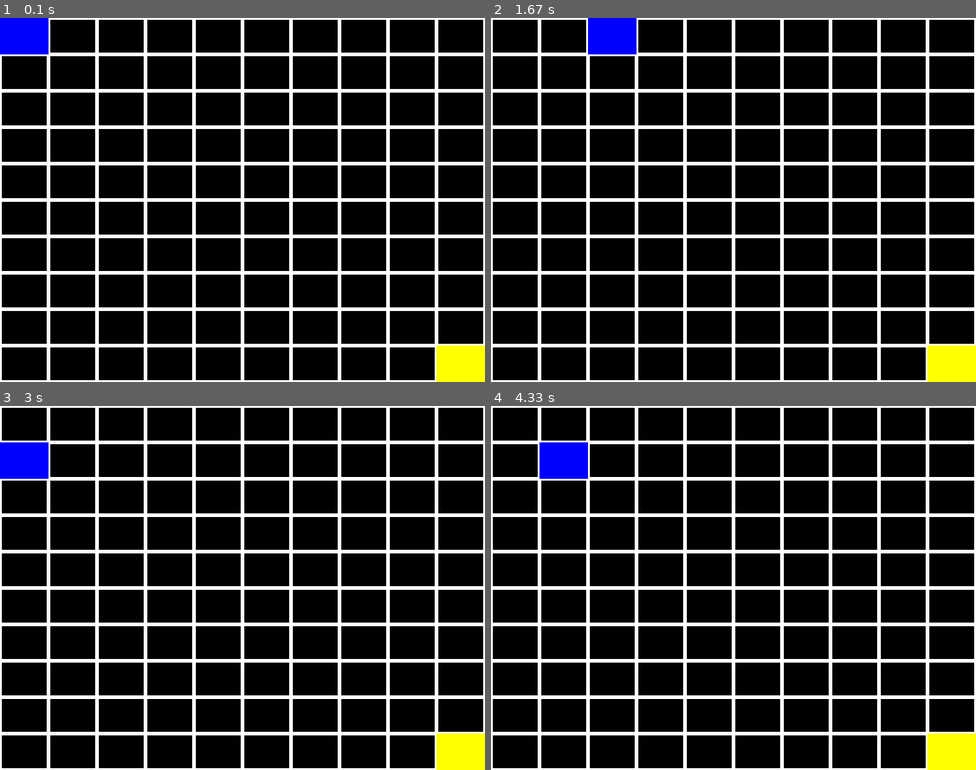
Above: before the commit, frames 1-4 (two rows, left to right).
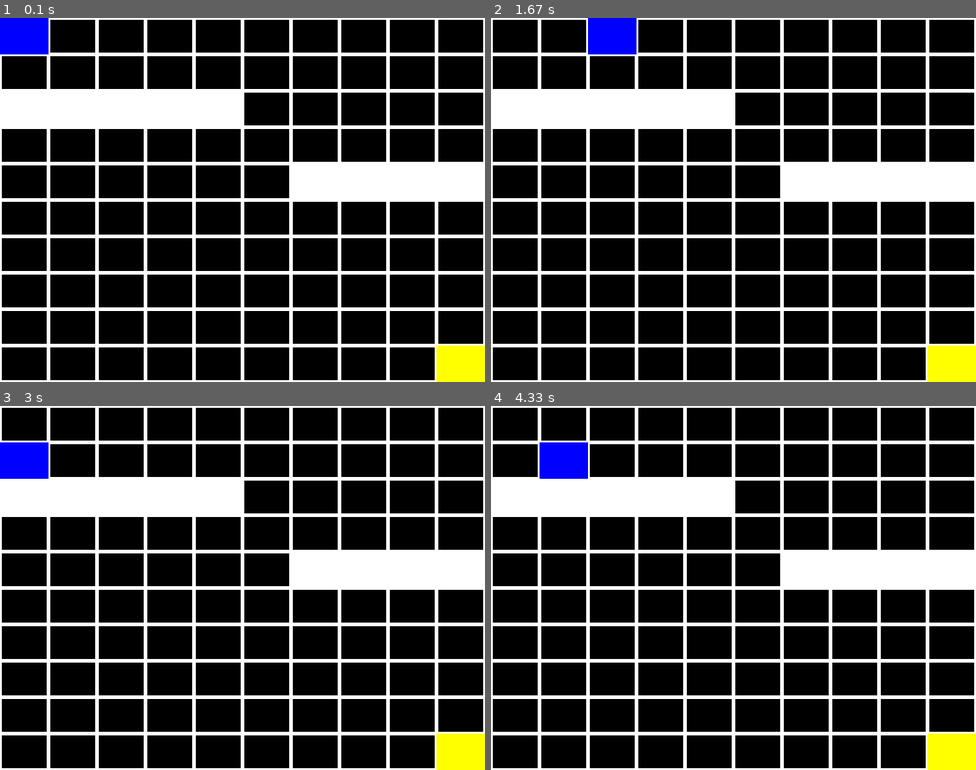
Above: after the commit, the same moments.

Repository: luisep92/NEAT
Game: pygame game, started from pygame/test.py
The game is run twice, just before and just after one commit, with the same random seed, the same clock (stepped at 60 frames per second) and the same inputs.
Inputs:
- Up to frame 1 (0.1 s): no input
- Up to frame 2 (1.67 s): hold Right 0.33-0.8 s; hold Up 0.83-1.13 s; hold Right 1.17-1.63 s
- Up to frame 3 (3 s): hold Left 1.67-2.2 s; hold Down 2.23-2.53 s; hold Left 2.57-2.97 s
- Up to frame 4 (4.33 s): hold Up 3-3.37 s; hold Right 3.4-4.03 s; hold Down from 4.07 s (still down)

The runs differ from the first frame. In frame 1, 7.5% of the frame differs, in the area x 0-100%, y 20-50%; in frame 2, 7.5%; in frame 3, 7.5%; in frame 4, 7.5%.

Commit message:
Add walls

Diff:
--- a/pygame/MyGame.py
+++ b/pygame/MyGame.py
@@ -22,6 +22,7 @@
         self.cell_size_y = 600 / self.height
         self.set_cell(0, 0, self.player)
         self.set_cell(width - 1, height - 1, self.goal)
+        self._put_walls()
 
     def render(self, screen) -> None:
         for i in range(self.height):
@@ -38,13 +39,26 @@
     def is_inside(self, x: int, y: int) -> bool:
         return 0 <= x < self.width and 0 <= y < self.height
 
-    def move_player(self, x, y) -> bool:
+    def move_player(self, x: int, y: int) -> bool:
         if not self.is_inside(x, y):
+            return False
+        if "wall" in self.map[y][x].items:
             return False
 
         self.player.items.remove("player")
         self.player = self.map[y][x]
         self.player.items.append("player")
+
+    def _put_walls(self):
+        self.map[2][0].items.append("wall")
+        self.map[2][1].items.append("wall")
+        self.map[2][2].items.append("wall")
+        self.map[2][3].items.append("wall")
+        self.map[2][4].items.append("wall")
+        self.map[4][9].items.append("wall")
+        self.map[4][8].items.append("wall")
+        self.map[4][7].items.append("wall")
+        self.map[4][6].items.append("wall")
 
 
 class Cell:
@@ -61,6 +75,8 @@
                     pygame.draw.rect(screen, PLAYER_COLOR, (x * size_x, y * size_y, size_x, size_y))
                 elif item == "goal":
                     pygame.draw.rect(screen, GOAL_COLOR, (x * size_x, y * size_y, size_x, size_y))
+                elif item == "wall":
+                    pygame.draw.rect(screen, BORDER_COLOR, (x * size_x, y * size_y, size_x, size_y))
 
     def get_position(self, map) -> Tuple[int, int]:
         for i in range(map.height):
--- a/pygame/neat-config.ini
+++ /dev/null
@@ -1,77 +0,0 @@
-[NEAT]
-fitness_criterion     = max
-fitness_threshold     = 4.5
-pop_size              = 50
-reset_on_extinction   = False
-
-[DefaultGenome]
-# Tamaños
-num_inputs            = 7
-num_outputs           = 4
-num_hidden            = 0
-
-# Topología inicial
-feed_forward          = True
-initial_connection    = full_direct
-
-# Activaciones y agregación
-activation_default    = sigmoid
-activation_mutate_rate= 0.0
-activation_options    = sigmoid
-
-aggregation_default   = sum
-aggregation_options   = sum
-aggregation_mutate_rate = 0.0
-
-# Bias
-bias_init_mean        = 0.0
-bias_init_stdev       = 1.0
-bias_max_value        = 30.0
-bias_min_value        = -30.0
-bias_mutate_power     = 0.5
-bias_mutate_rate      = 0.7
-bias_replace_rate     = 0.1
-
-# Compatibilidad
-compatibility_disjoint_coefficient = 1.0
-compatibility_weight_coefficient   = 0.5
-
-# Mutaciones estructurales
-conn_add_prob         = 0.3
-conn_delete_prob      = 0.2
-node_add_prob         = 0.2
-node_delete_prob      = 0.1
-
-# Conexiones
-enabled_default       = True
-enabled_mutate_rate   = 0.01
-
-# Respuesta (no suele usarse, pero inofensivo)
-response_init_mean    = 1.0
-response_init_stdev   = 0.0
-response_max_value    = 30.0
-response_min_value    = -30.0
-response_mutate_power = 0.0
-response_mutate_rate  = 0.0
-response_replace_rate = 0.0
-
-# Pesos
-weight_init_mean      = 0.0
-weight_init_stdev     = 1.0
-weight_max_value      = 30
-weight_min_value      = -30
-weight_mutate_power   = 0.5
-weight_mutate_rate    = 0.8
-weight_replace_rate   = 0.1
-
-[DefaultSpeciesSet]
-compatibility_threshold = 3.0
-
-[DefaultStagnation]
-species_fitness_func = max
-max_stagnation       = 15
-species_elitism      = 1
-
-[DefaultReproduction]
-elitism              = 2
-survival_threshold   = 0.2
--- a/pygame/neat_train.py
+++ b/pygame/neat_train.py
@@ -27,6 +27,7 @@
 activation_options    = sigmoid
 
 aggregation_default   = sum
+aggregation_mutate_rate = 0.0
 aggregation_options   = sum
 
 # Bias
--- a/pygame/test.py
+++ b/pygame/test.py
@@ -61,7 +61,6 @@
 
 
 def move_player(direction: str):
-
     _direction = (0, 0)
     if direction == "up":
         _direction = (0, -1)
Binary file removed: pygame/best-genome.pkl
Not shown, added: .gitignore
